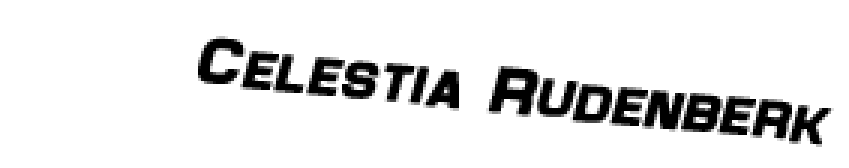
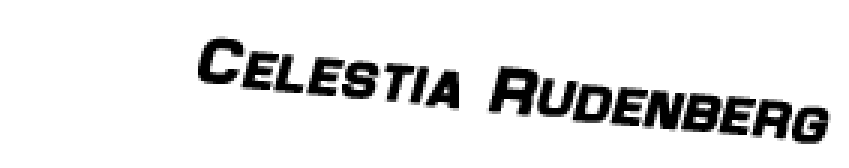
Two versions of the same layered image (849px x 168px). Layer-by-layer changes:
renamed "Celestia Rudenberk" to "Celestia Rudenberg", painted on it over [789, 105, 834, 147]
